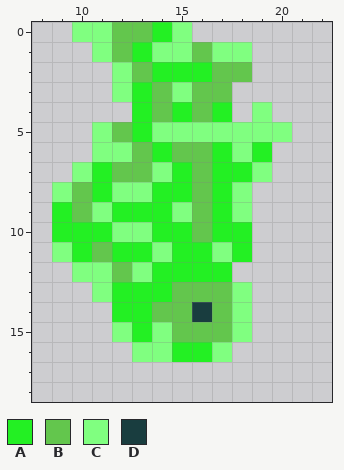
Two versions of one pixel-art sprite, sprites/s_enem11/7e08558d-fdcb-469d-91be-0206b385c81c.png. The first picture shows the starting point.
The file is 32x32 pixels. Shown: x 8..22, y 0..18.
Palette (. is transparent): A #23f023  B #63c64d  C #80ff80  D #193d3f
Pixels before, first column x 9:
 0 .CCBBAC.....
 1 ..CBACCBCC..
 2 ...CBAAABB..
 3 ...CABCBB...
 4 ....ABABA.C.
 5 ..CBACCCCCCC
 6 ..CCBABBACA.
 7 .CABBCABAAC.
 8 CBACCAABAC..
 9 ABCAAACBAC..
10 AAACCAABAA..
11 CABAACAACA..
12 .CCBCAAAA...
13 ..CAAABBBC..
14 ...AABBDBC..
15 ...CACBBBC..
16 ....CCAAC...
Once edited:
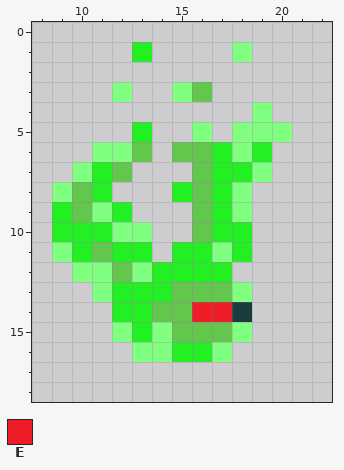
Colours new in this view: E #ee1c24
From old to new:
Changed rows in their new state; - is an unchanged pixel.
first column x 10:
 0 ......---
 1 -..-....-
 2 --.......
 3 ---..--.-
 4 ---.....-
 5 -..-..-.-
 6 ----.----
 7 ---...---
 8 --...----
 9 ---...---
10 ----..---
11 ----.----
14 ------EED
Boxes around the changes in both pictures, in picture pixels (x1, y1, x2, y2):
changed: (72, 22, 252, 322)
